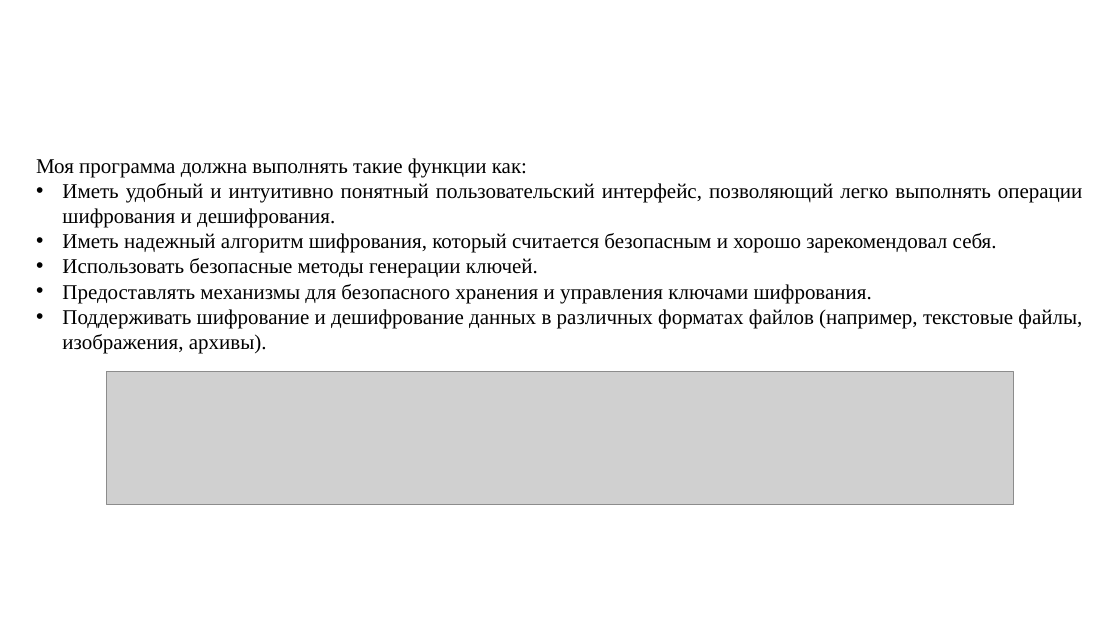
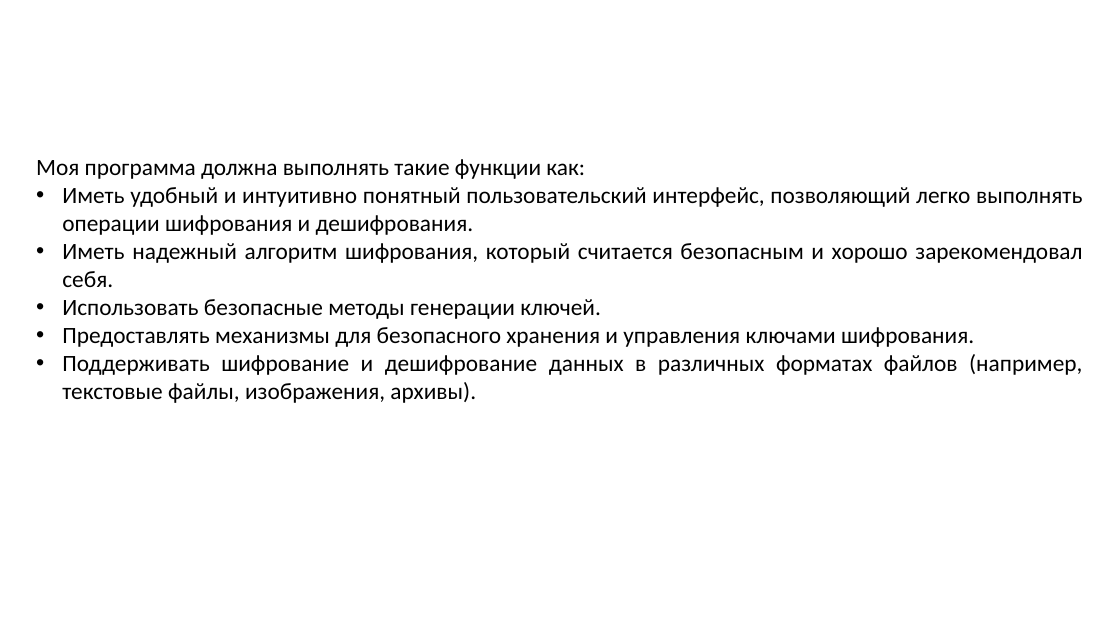
Before and after one commit to rad1anttt/diplom-_-, a slide deck: slide 14 of rad1anttt презентация.pptx (slide 13 before the commit). Drawn at 1120x630 pixels with LibreOffice and Linux fonts; fonts in the diff are those of the drawing; grey boxes stand for pictures; background and template pictures are left out. Boxes give left, top, right and bottom in pixels: in the first picture for what was removed or moved away, otherwise in the second. Text is boxed around its words. In the diff, an @@ line names an element or a change of style, - is before the commit and + after.

```diff
--- a/rad1anttt презентация.pptx
+++ b/rad1anttt презентация.pptx
@@ text "Моя программа должна выполнять такие ..." at [36,159,1082,403]: size 18 to 20 pt, font Times New Roman to Calibri @@
@@ picture removed at [107,372,1013,505] @@
```
Also in this commit, not shown: 16 other slides changed, 7 slides added, 2 slides removed, 1 other file.
